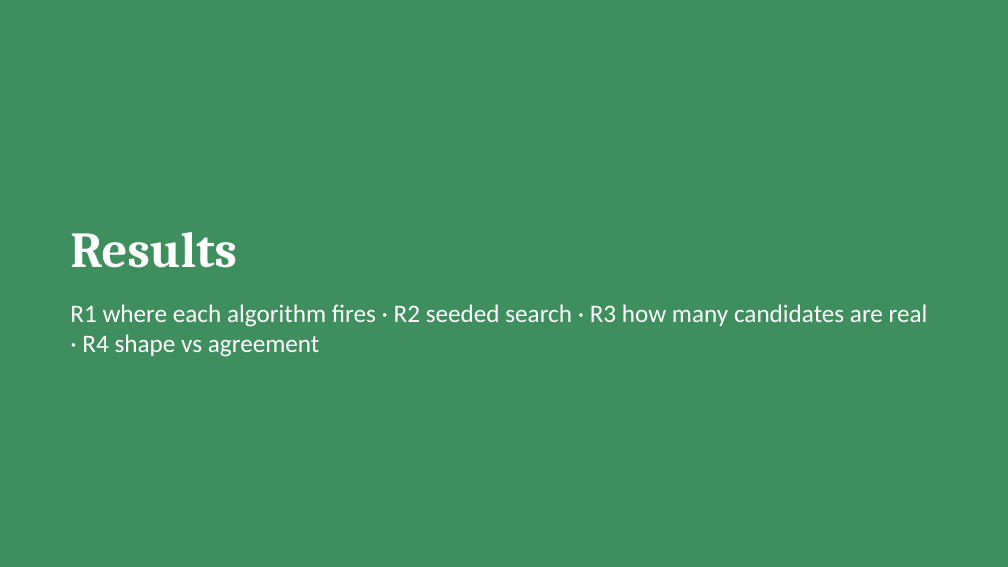
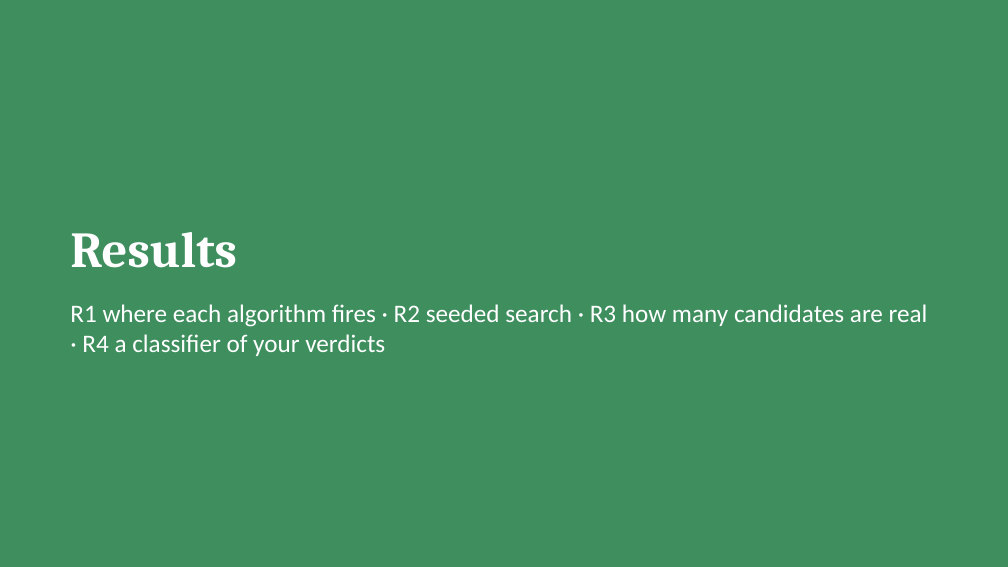
Before and after one commit to mitchbradshaw/Motif-Finder, a slide deck: slide 20 of docs/demo/UndergroundBrains_backup.pptx. Drawn at 1008x567 pixels with LibreOffice and Linux fonts; fonts in the diff are those of the drawing. Boxes give left, top, right and bottom in pixels: in the first picture for what was removed or moved away, otherwise in the second. Text is boxed around its words. In the diff, an @@ line names an element or a change of style, - is before the commit and + after.

```diff
--- a/docs/demo/UndergroundBrains_backup.pptx
+++ b/docs/demo/UndergroundBrains_backup.pptx
@@ text at [70, 304, 928, 356]: text changed @@
-R1 where each algorithm fires · R2 seeded search · R3 how many candidates are real · R4 shape vs agreement
+R1 where each algorithm fires · R2 seeded search · R3 how many candidates are real · R4 a classifier of your verdicts
```
Also in this commit, not shown: 1 other slide changed, 1 other file.
